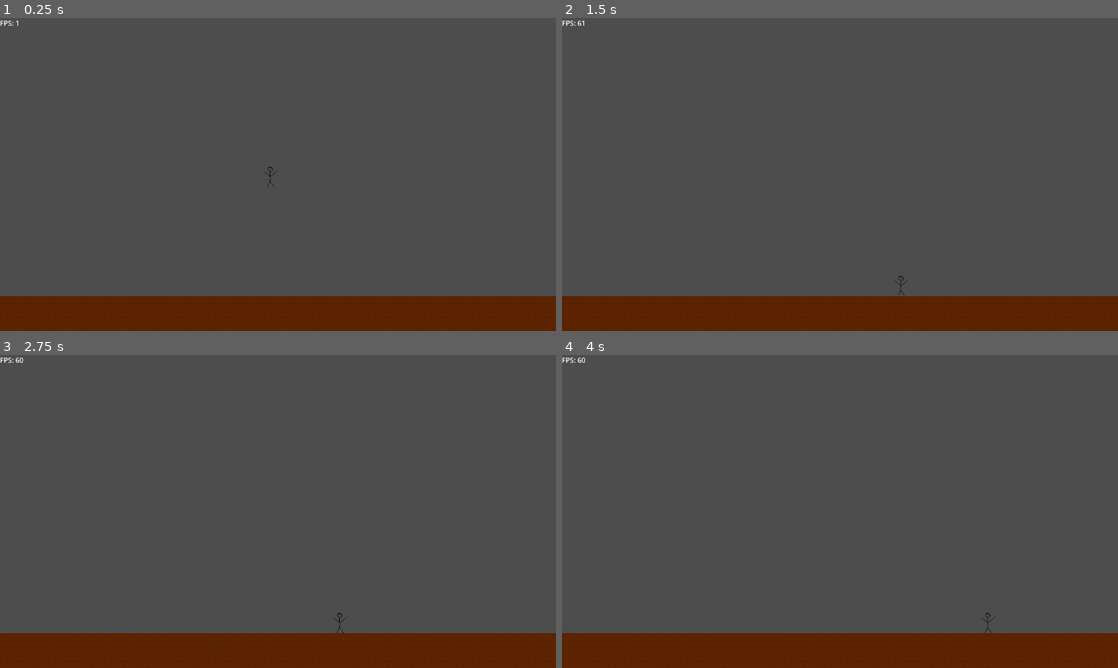
Above: before the commit, frames 1-4 (two rows, left to right).
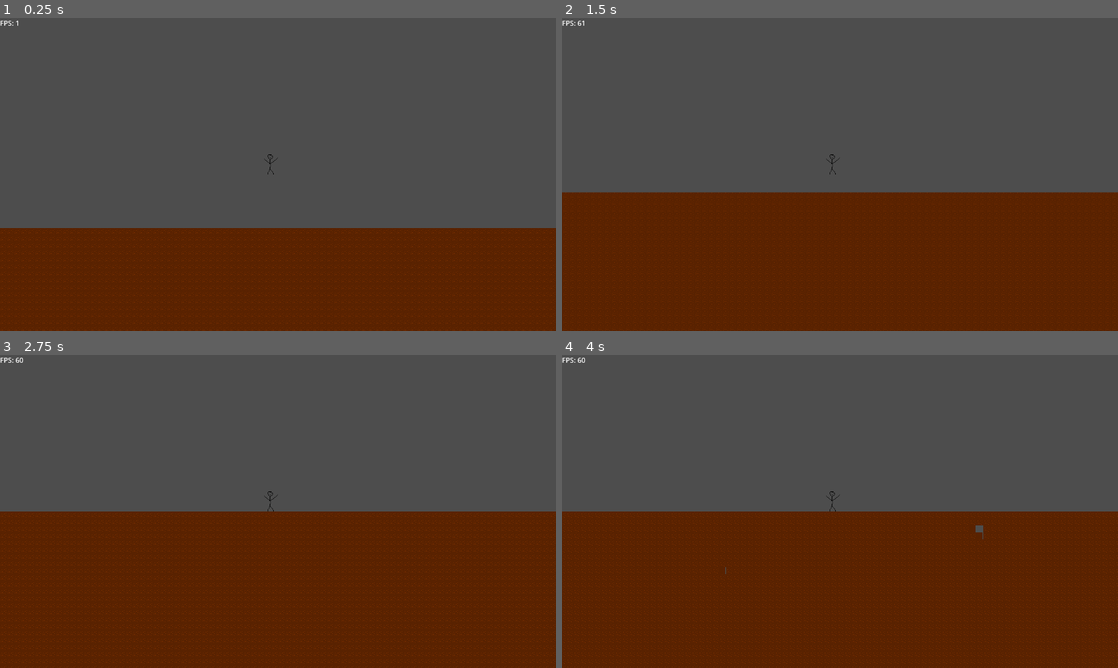
Above: after the commit, the same moments.

Repository: LunarTides/Evergreen.gd
Game: Godot game, scene res://Scenes/World.tscn
The game is run twice, just before and just after one commit, with the same random seed, the same clock (stepped at 60 frames per second) and the same inputs.
Inputs (mouse positions are in pixels of both pictures, inside the frame that each line leads up to):
- Up to frame 1 (0.25 s): no input
- Up to frame 2 (1.5 s): move the mouse to (962, 158) at 0.52 s; hold D (move_right) from 0.53 s (still down); click (962, 158) at 0.6 s; tap Space (jump) at 0.77 s; move the mouse to (728, 190) at 1.27 s; click (728, 190) at 1.35 s
- Up to frame 3 (2.75 s): tap Space (jump) at 1.52 s; move the mouse to (333, 442) at 2.02 s; release D (move_right) at 2.03 s; hold A (move_left) from 2.03 s (still down); click (333, 442) at 2.1 s
- Up to frame 4 (4 s): tap Enter at 2.75 s; move the mouse to (812, 574) at 2.77 s; release A (move_left) at 2.78 s; hold D (move_right) from 2.78 s (still down); click (812, 574) at 2.85 s; tap Space (jump) at 3.02, 3.77 s; move the mouse to (1006, 558) at 3.52 s; click (1006, 558) at 3.6 s

The runs differ from the first frame. In frame 1, 22% of the frame differs, in the area x 0-100%, y 43-100%; in frame 2, 34%; in frame 3, 40%; in frame 4, 40%.

Commit message:
Make camera follow player

Diff:
--- a/Scenes/UI.tscn
+++ b/Scenes/UI.tscn
@@ -3,12 +3,9 @@
 [ext_resource type="Script" path="res://Scripts/UI.gd" id="1_2nmgg"]
 
 [node name="UI" type="Control"]
+top_level = true
 layout_mode = 3
-anchors_preset = 15
-anchor_right = 1.0
-anchor_bottom = 1.0
-grow_horizontal = 2
-grow_vertical = 2
+anchors_preset = 0
 script = ExtResource("1_2nmgg")
 
 [node name="FPSLabel" type="Label" parent="."]
--- a/Scenes/World.tscn
+++ b/Scenes/World.tscn
@@ -9,7 +9,13 @@
 [node name="Player" parent="." instance=ExtResource("1_3crbf")]
 position = Vector2(624, 336)
 
+[node name="Camera2D" type="Camera2D" parent="Player"]
+position = Vector2(16, 24)
+
 [node name="Tiles" type="TileMapLayer" parent="."]
 tile_set = ExtResource("2_xdout")
 
-[node name="UI" parent="." instance=ExtResource("3_6yfxb")]
+[node name="CanvasLayer" type="CanvasLayer" parent="."]
+
+[node name="UI" parent="CanvasLayer" instance=ExtResource("3_6yfxb")]
+size_flags_horizontal = 0
--- a/Scripts/Game.gd
+++ b/Scripts/Game.gd
@@ -22,10 +22,7 @@
 # Called every frame. 'delta' is the elapsed time since the previous frame.
 func _process(delta: float) -> void:
 	if is_mouse_holding:
-		var mouse_position = get_viewport().get_mouse_position()
-		var mouse_coords = tiles_root.local_to_map(mouse_position)
-
-		Tile.dig(mouse_coords)
+		Tile.dig(mouse_to_world_coords())
 
 
 func _unhandled_input(event: InputEvent) -> void:
@@ -45,3 +42,13 @@
 			"F1": print_debug("Debug 1")
 			"F2": print_debug("Debug 2")
 			"F3": print_debug("Debug 3")
+
+
+func mouse_to_world_position() -> Vector2:
+	var camera: Camera2D = Player.instance.get_node(^"Camera2D")
+	return camera.get_global_mouse_position()
+
+
+func mouse_to_world_coords() -> Vector2i:
+	var mouse_position = mouse_to_world_position()
+	return tiles_root.local_to_map(mouse_position)
--- a/Scripts/Tile.gd
+++ b/Scripts/Tile.gd
@@ -17,10 +17,8 @@
 		return
 
 	var item_to_drop: ItemData = tile_data.get_custom_data("ItemToDrop")
-	if not item_to_drop:
-		return
-
-	var item: Item = ITEM.instantiate()
-	item.data = item_to_drop
-	item.global_position = coords * 16
-	Game.world.add_child(item)
+	if item_to_drop:
+		var item: Item = ITEM.instantiate()
+		item.data = item_to_drop
+		item.global_position = coords * 16
+		Game.world.add_child(item)
--- a/Scripts/WorldGen.gd
+++ b/Scripts/WorldGen.gd
@@ -12,6 +12,6 @@
 
 
 func generate_debug_ground() -> void:
-	for i in range(40, 45):
-		for v in range(0, 80):
+	for i in range(32, 64):
+		for v in range(-256, 256):
 			Tile.create(DIRT, Vector2(v, i))
